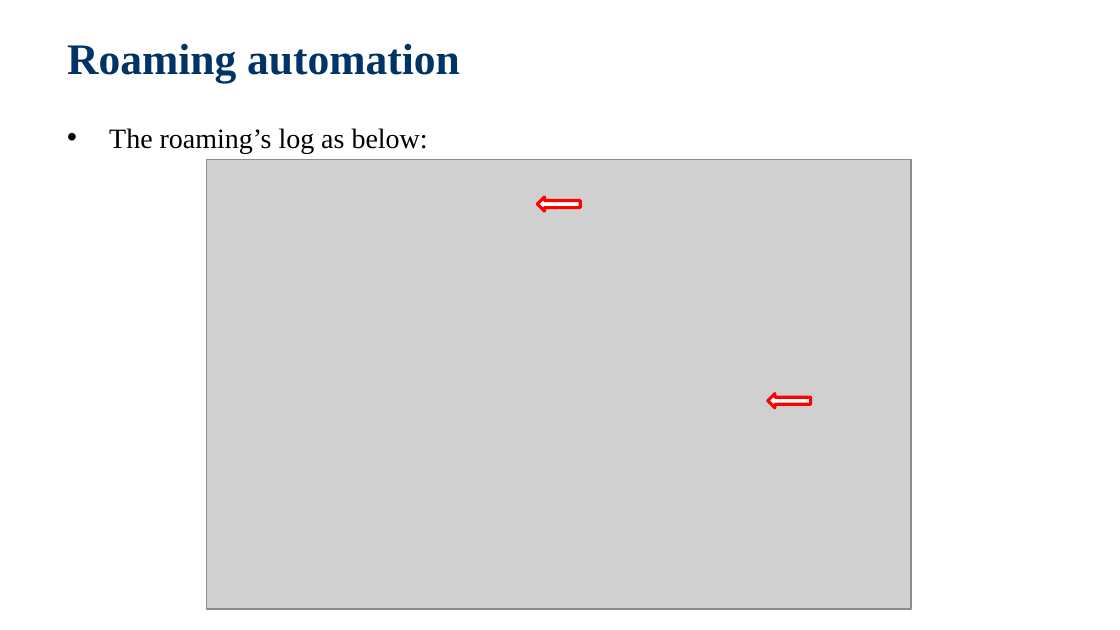
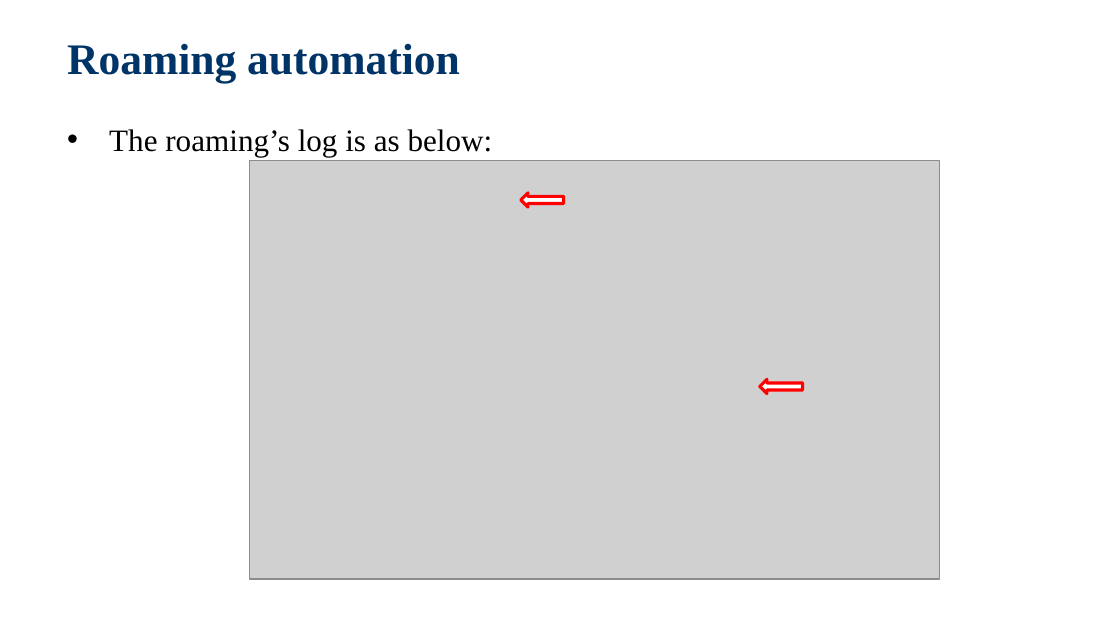
Before and after one commit to jackiejay888/automation, a slide deck: slide 11 of kpi/Test Automation.pptx. Drawn at 1120x630 pixels with LibreOffice and Linux fonts; fonts in the diff are those of the drawing; grey boxes stand for pictures; background and template pictures are left out. Boxes give left, top, right and bottom in pixels: in the first picture for what was removed or moved away, otherwise in the second. Text is boxed around its words. In the diff, an @@ line names an element or a change of style, - is before the commit and + after.

Commit message:
Update the Test Automation

```diff
--- a/kpi/Test Automation.pptx
+++ b/kpi/Test Automation.pptx
@@ text at (109,129,493,157): text changed; size 18 to 20 pt @@
-• The roaming’s log as below:
+• The roaming’s log is as below:
@@ picture: place and size @@
-picture at (206,159,911,608)
+picture at (250,161,940,580)
@@ right arrow: place and size @@
-right arrow at (538,197,580,212)
+right arrow at (521,193,563,207)
@@ right arrow: place and size @@
-right arrow at (768,393,811,408)
+right arrow at (759,380,802,394)
```
Also in this commit, not shown: 33 other slides changed, 1 other file.
